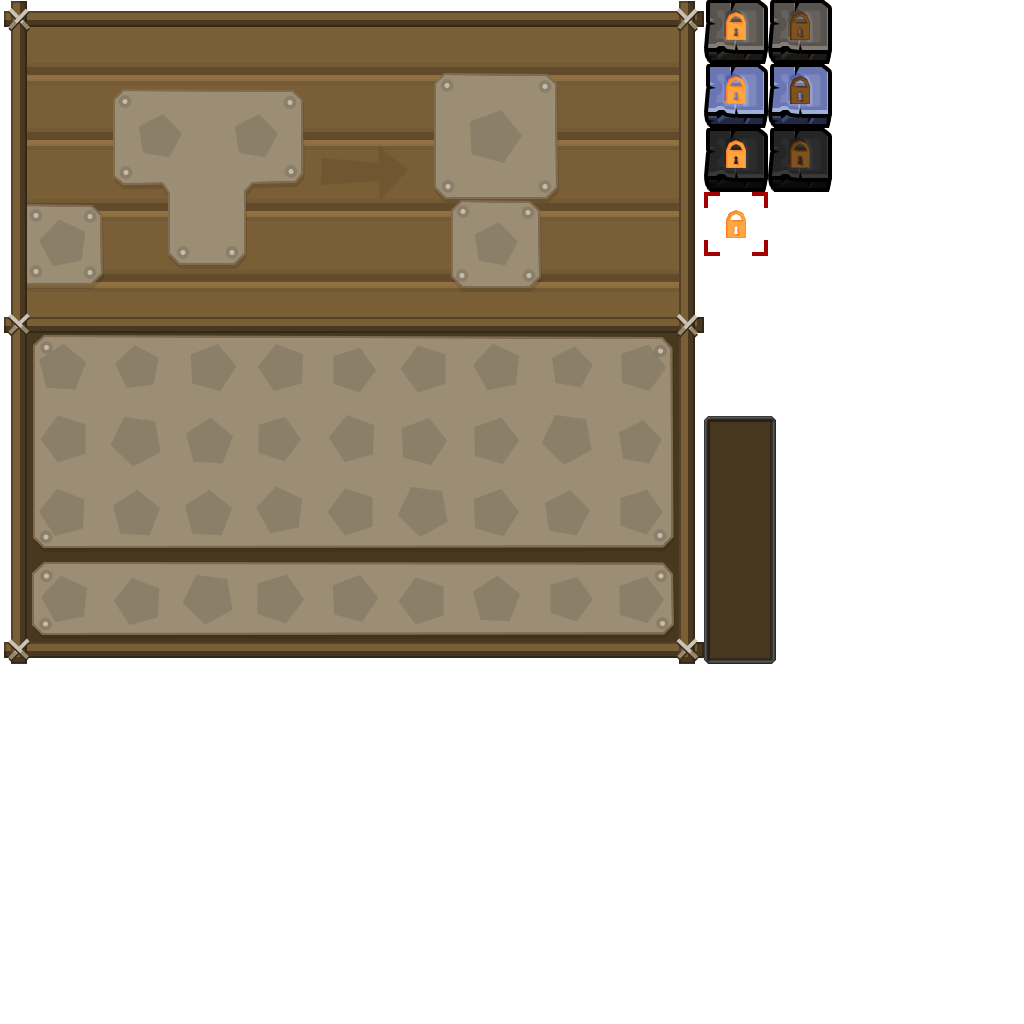
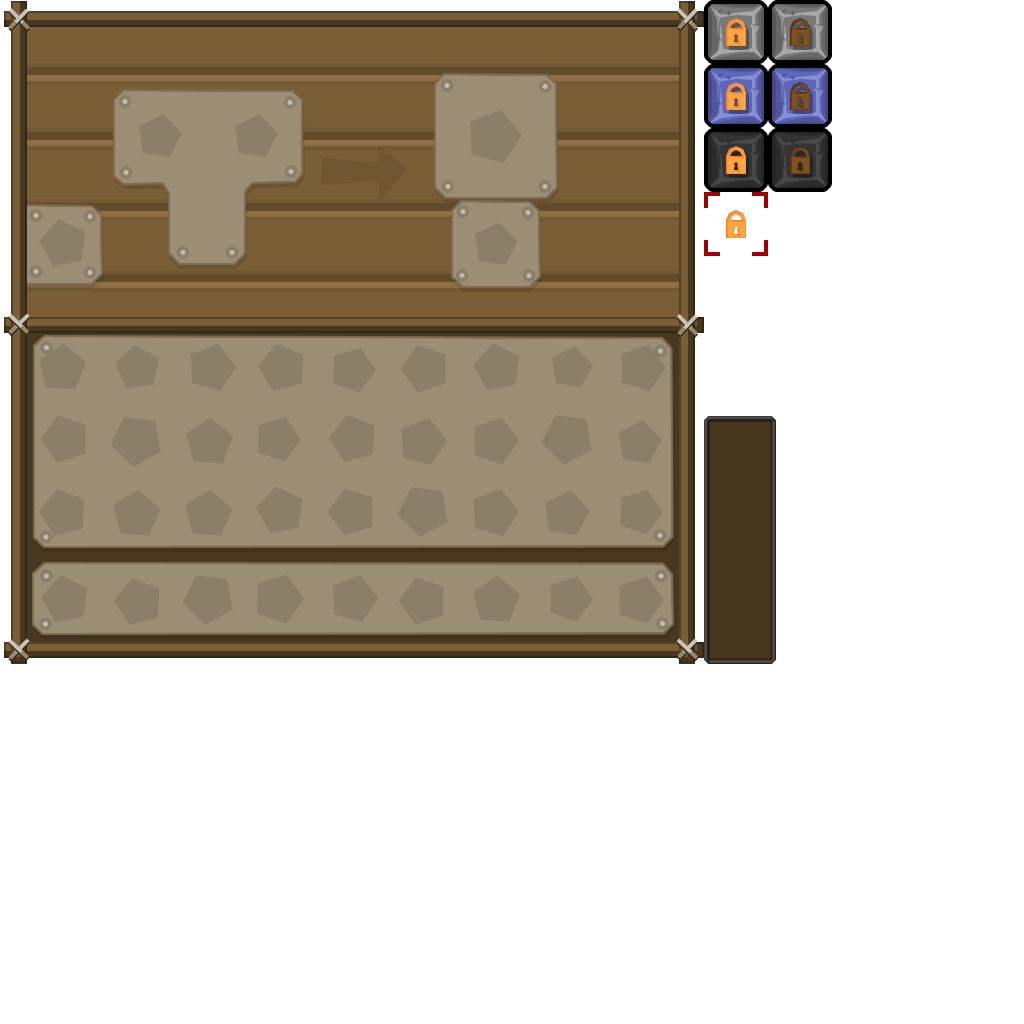
Revision of a layered w=1024, h=1024 image; what changed, layer by layer:
added group "Group 1" with 6 layers above "Forme 7 copie 2 copy 6" over box(726, 18, 810, 174)
removed group "Off copy" (3 layers) from group "buttons" over box(772, 3, 831, 64)
removed layer "Forme 5 copie 9" (1st of 6, in "buttons" › "Off copy") from group "Off copy" over box(772, 3, 831, 64)
removed group "Hover copy" (3 layers) from group "buttons" over box(772, 67, 831, 128)
removed layer "Forme 5 copie 9" (2nd of 6, in "buttons" › "Hover copy") from group "Hover copy" over box(772, 67, 831, 128)
removed group "Disabled copy" (3 layers) from group "buttons" over box(772, 131, 831, 192)
removed layer "Forme 5 copie 9" (3rd of 6, in "buttons" › "Disabled copy") from group "Disabled copy" over box(772, 131, 831, 192)
removed group "Off" (3 layers) from group "buttons" over box(708, 3, 767, 64)
removed layer "Forme 5 copie 9" (4th of 6, in "buttons" › "Off") from group "Off" over box(708, 3, 767, 64)
removed group "Hover" (3 layers) from group "buttons" over box(708, 67, 767, 128)
removed layer "Forme 5 copie 9" (5th of 6, in "buttons" › "Hover") from group "Hover" over box(708, 67, 767, 128)
removed group "Disabled" (3 layers) from group "buttons" over box(708, 131, 767, 192)
removed layer "Forme 5 copie 9" (6th of 6, in "buttons" › "Disabled") from group "Disabled" over box(708, 131, 767, 192)
added group "blank copy" with 15 layers in group "buttons" over box(772, 4, 828, 188)
added group "button small normal" (1st of 2, in "buttons" › "blank copy") with 4 layers in group "blank copy" over box(772, 4, 828, 60)
added layer "Shape 7" (1st of 6, in "buttons" › "blank copy" › "button small normal") (15%) in group "button small normal" over box(772, 4, 828, 60)
added group "blank" with 15 layers in group "buttons" over box(708, 4, 764, 188)
…and 46 more changes (28 added, 6 moved_by, 12 removed, 6 stack)
